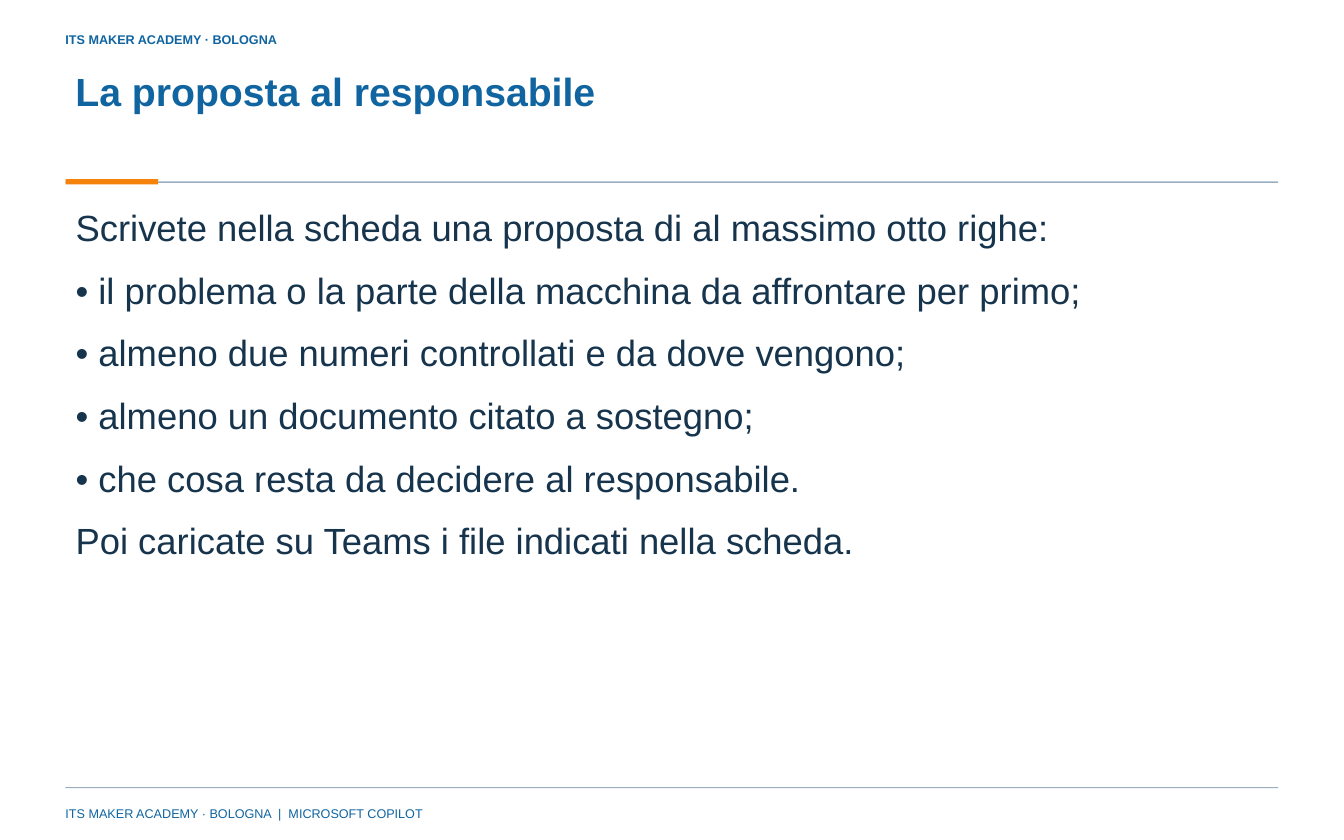
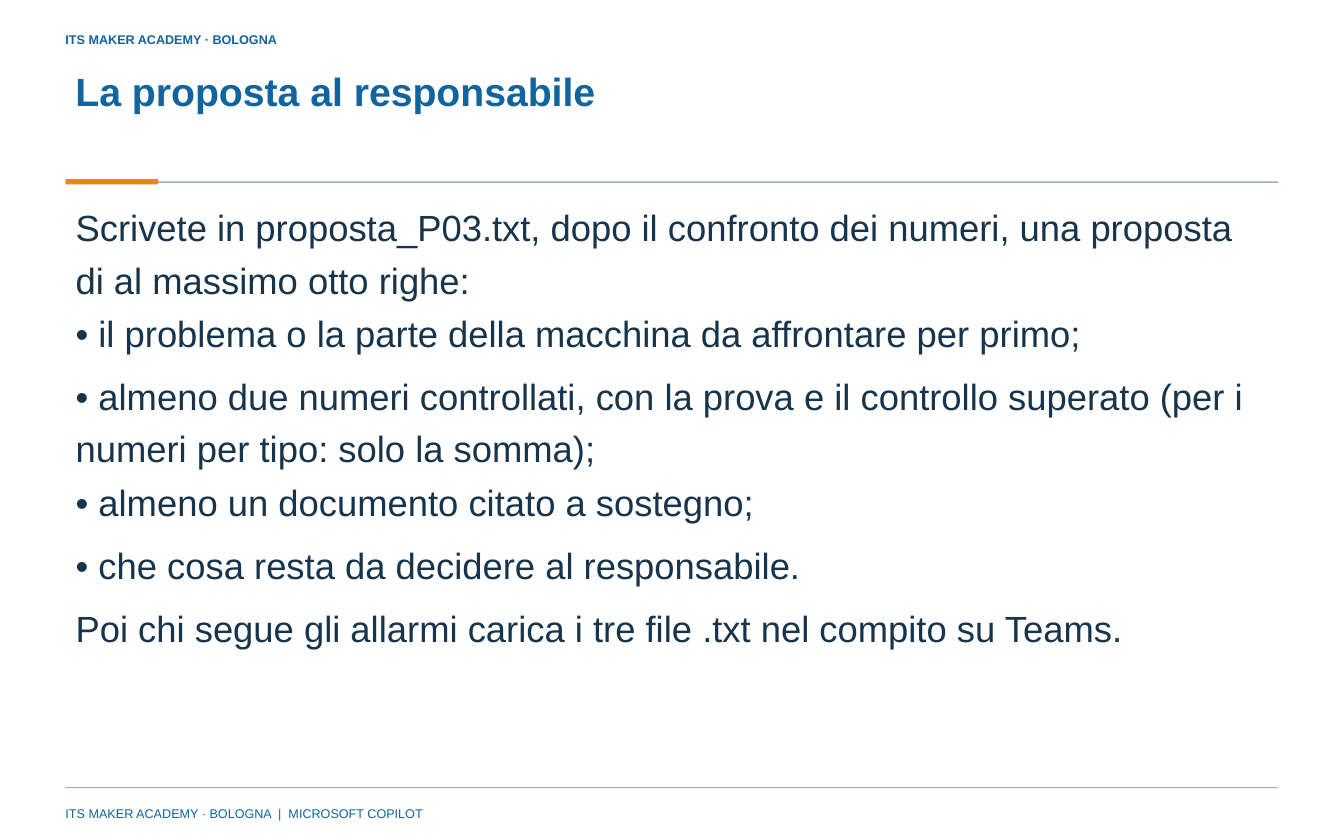
Before and after one commit to franzo9393/ITSCorso_UnslothStudio-Git, a slide deck: slide 16 of lezione 3 - RAG e calcolo deterministico/Lezione3_Blocco_appunti_e_agente_Python_P03_ITS_MAKER.pptx (slide 17 before the commit). Drawn at 1344x840 pixels with LibreOffice and Linux fonts; fonts in the diff are those of the drawing; background and template pictures are left out. Boxes give left, top, right and bottom in pixels: in the first picture for what was removed or moved away, otherwise in the second. Text is boxed around its words. In the diff, an @@ line names an element or a change of style, - is before the commit and + after.

```diff
--- a/lezione 3 - RAG e calcolo deterministico/Lezione3_Blocco_appunti_e_agente_Python_P03_ITS_MAKER.pptx
+++ b/lezione 3 - RAG e calcolo deterministico/Lezione3_Blocco_appunti_e_agente_Python_P03_ITS_MAKER.pptx
@@ text at [76, 214, 1233, 301]: text changed @@
-Scrivete nella scheda una proposta di al massimo otto righe:
+Scrivete in proposta_P03.txt, dopo il confronto dei numeri, una proposta di al massimo otto righe:
@@ text "• il problema o la ...": place and size @@
-text "• il problema o la ..." at [98, 277, 1080, 311]
+text "• il problema o la ..." at [98, 320, 1080, 355]
@@ text at [76, 383, 1243, 470]: text changed @@
-• almeno due numeri controllati e da dove vengono;
+• almeno due numeri controllati, con la prova e il controllo superato (per i numeri per tipo: solo la somma);
@@ text "• almeno un documento citato ...": place and size @@
-text "• almeno un documento citato ..." at [98, 402, 754, 437]
+text "• almeno un documento citato ..." at [98, 489, 754, 524]
@@ text "• che cosa resta da ...": place and size @@
-text "• che cosa resta da ..." at [98, 465, 800, 499]
+text "• che cosa resta da ..." at [98, 552, 800, 587]
@@ text at [76, 615, 1122, 649]: text changed @@
-Poi caricate su Teams i file indicati nella scheda.
+Poi chi segue gli allarmi carica i tre file .txt nel compito su Teams.
```
Also in this commit, not shown: 6 other slides changed, 2 slides added, 3 slides removed, 16 other files.
